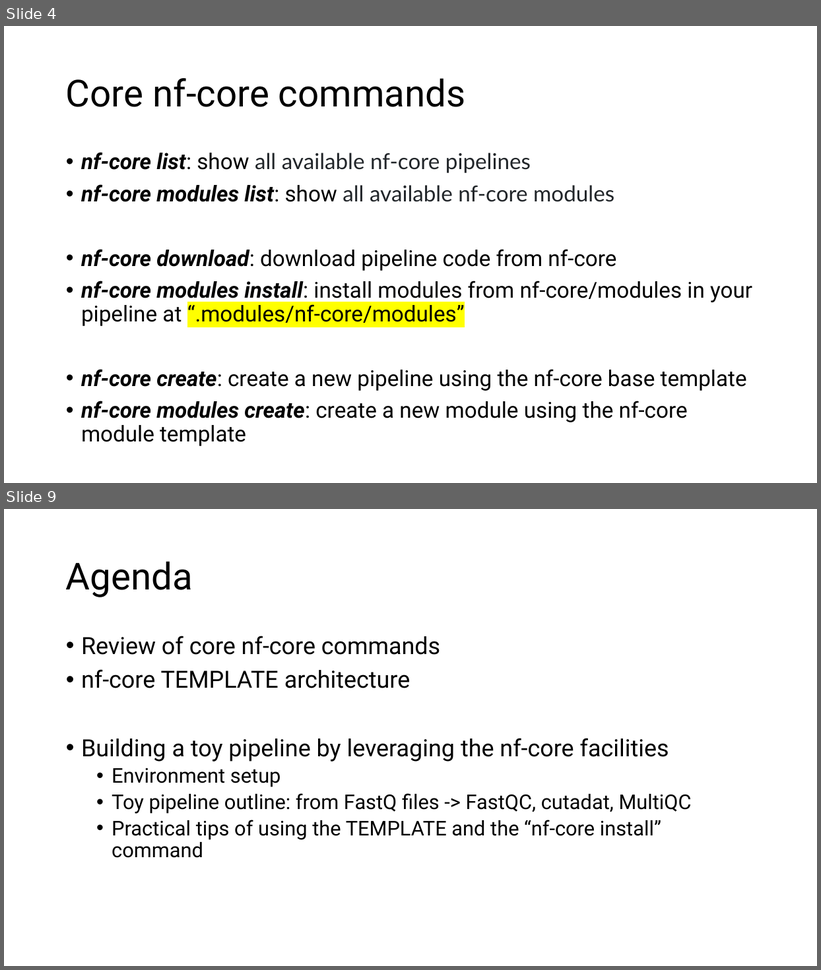
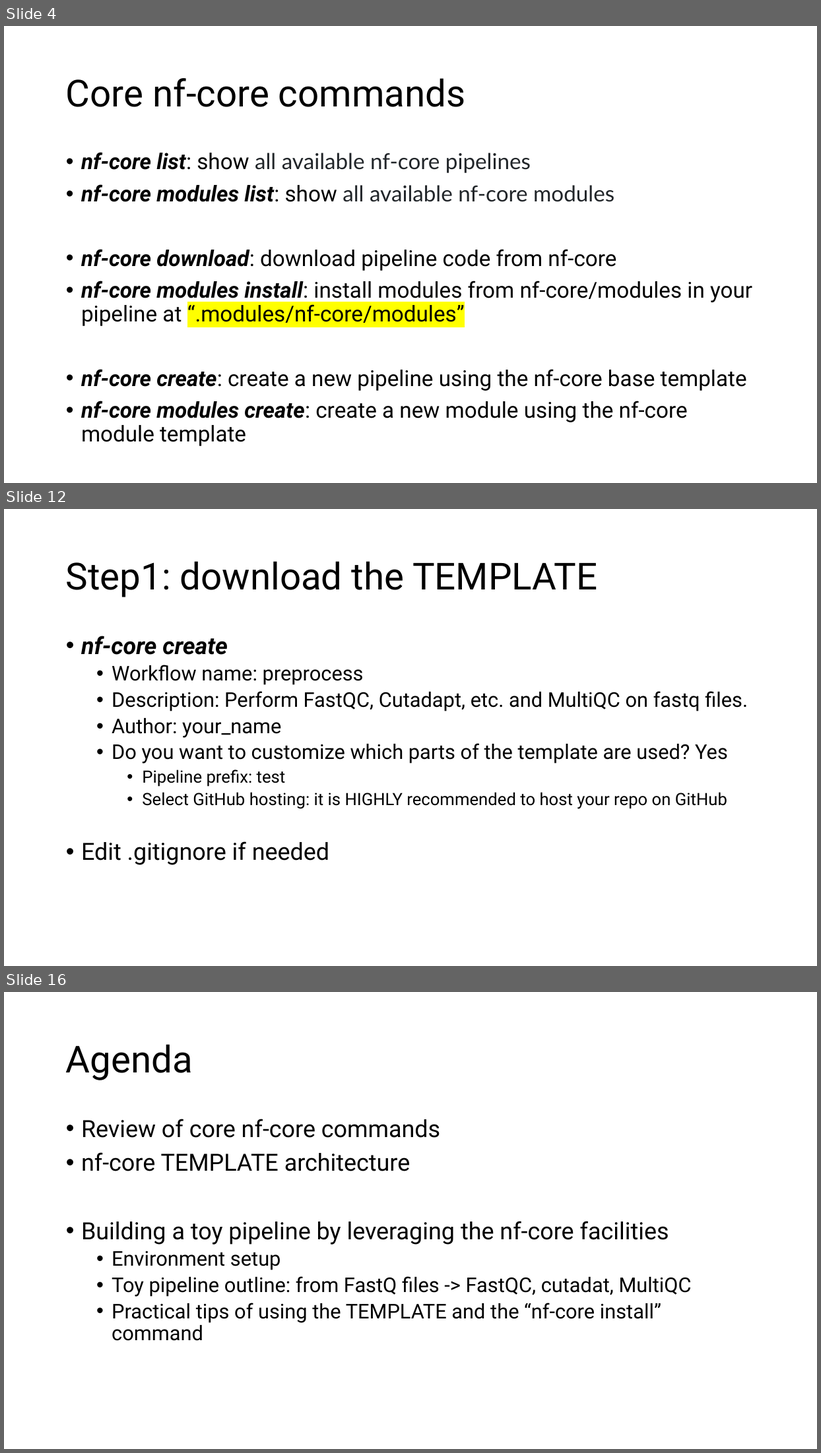
Before and after one commit to hukai916/nextflow_learn, a slide deck: nfcore_template.pptx. Shown one above the other, each under a label of ours: slides 4 and 9 before the commit, slides 4, 12 and 16 after it; the slides between them are not shown. The pictures are 821x970 and 821x1453 pixels, drawn with LibreOffice and Linux fonts; fonts in the diff are those of the drawing. Boxes give left, top, right and bottom in pixels: in the first picture for what was removed or moved away, otherwise in the second. Text is boxed around its words. In the diff, an @@ line names an element or a change of style, - is before the commit and + after.

```diff
--- a/nfcore_template.pptx
+++ b/nfcore_template.pptx
@@ slide 12 added at <box>4,509,817,966</box>, background #FFFFFF @@
@@ title added at <box>66,561,597,597</box>, 44 pt, text #000000 @@
+Step1: download the TEMPLATE
@@ text added at <box>81,636,748,865</box>, 24 pt, text #000000 @@
+• nf-core create
+  • Workflow name: preprocess
+  • Description: Perform FastQC, Cutadapt, etc. and MultiQC on fastq files.
+  • Author: your_name
+  • Do you want to customize which parts of the template are used? Yes
+    • Pipeline prefix: test
+    • Select GitHub hosting: it is HIGHLY recommended to host your repo on GitHub
+• Edit .gitignore if needed
@@ what was slide 9 is now slide 16 @@
```
Also in this commit, not shown: 6 slides changed, 6 other slides added, 4 other files.
